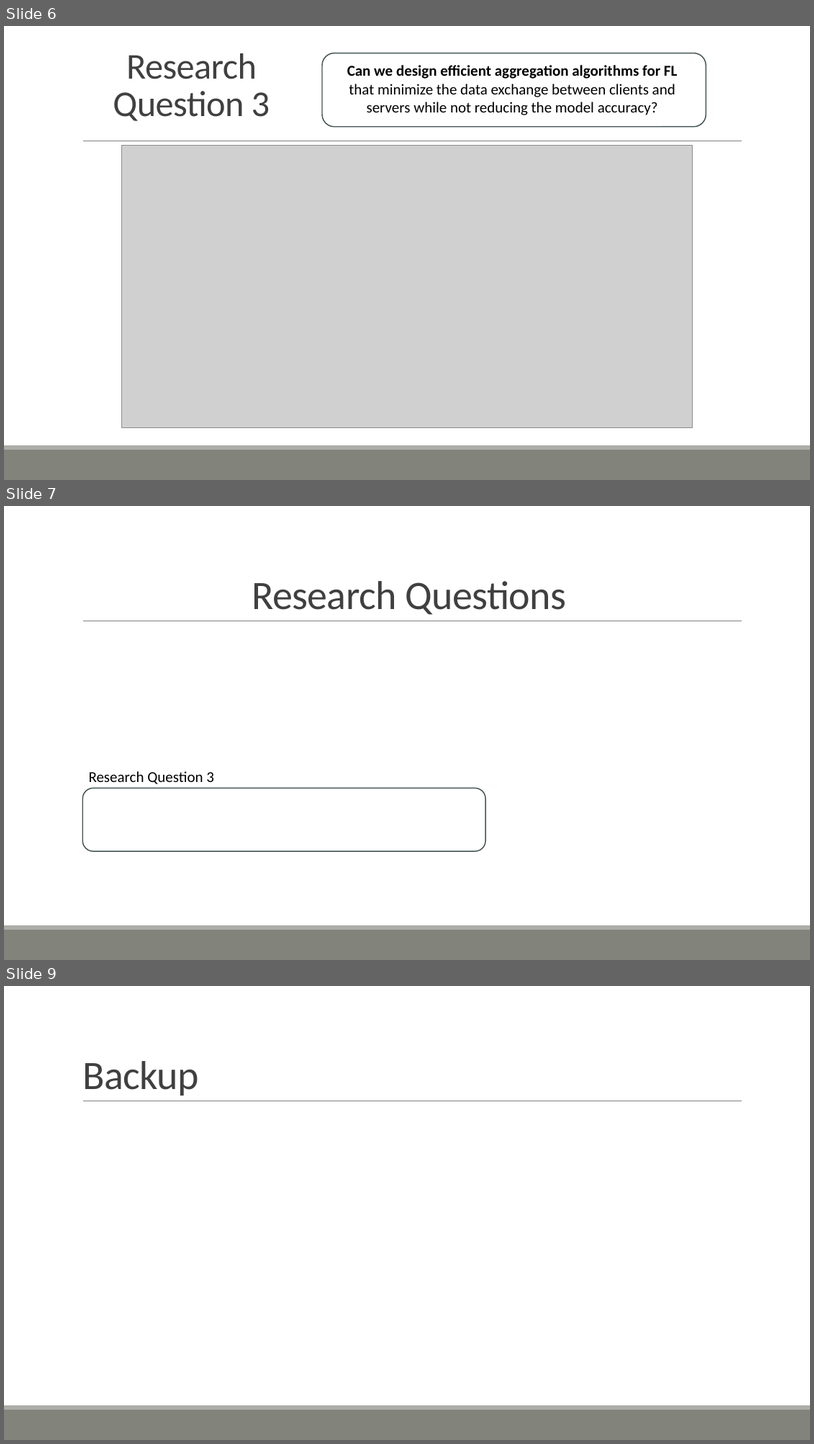
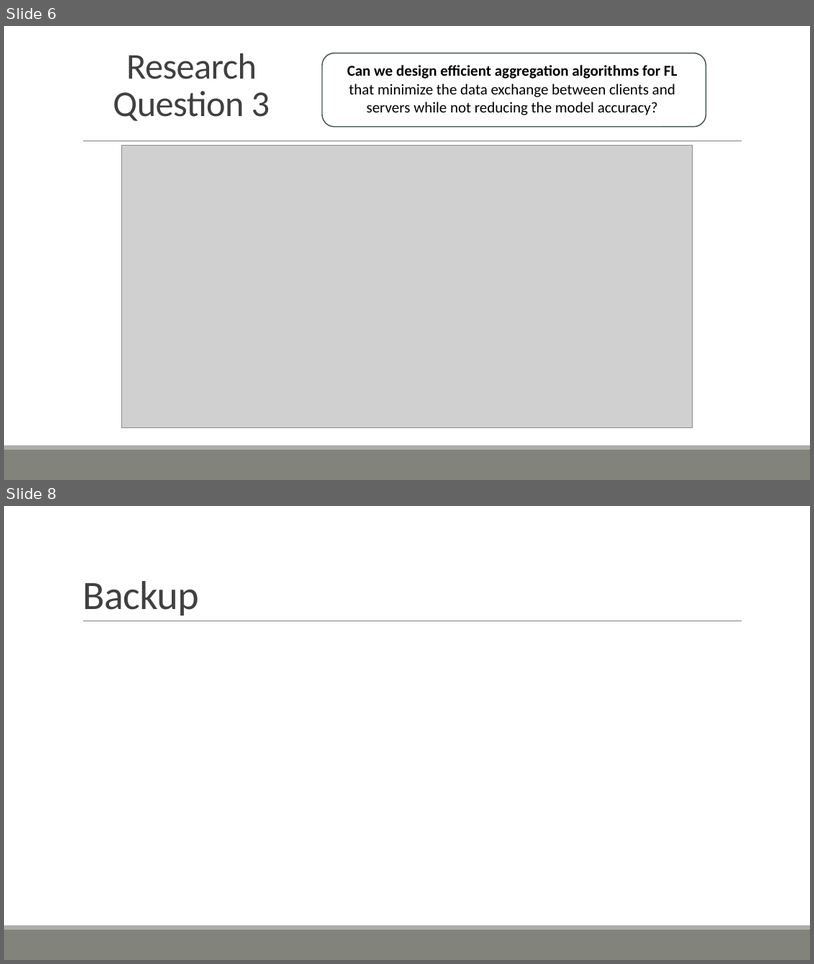
Before and after one commit to ofithcheallaigh/phd, a slide deck: Presentations/Supervisor Meetings/2024/Upcoming Meeting.pptx. Shown one above the other, each under a label of ours: slides 6, 7 and 9 before the commit, slides 6 and 8 after it; the slides between them are not shown. The pictures are 814x1444 and 814x964 pixels, drawn with LibreOffice and Linux fonts; fonts in the diff are those of the drawing; grey boxes stand for pictures. Boxes give left, top, right and bottom in pixels: in the first picture for what was removed or moved away, otherwise in the second. Text is boxed around its words. In the diff, an @@ line names an element or a change of style, - is before the commit and + after.

```diff
--- a/Presentations/Supervisor Meetings/2024/Upcoming Meeting.pptx
+++ b/Presentations/Supervisor Meetings/2024/Upcoming Meeting.pptx
@@ slide 7 removed at (4, 506, 810, 960), background #FFFFFF; not listed: 3 template elements that a slide beside it also shows @@
@@ title removed at (252, 581, 566, 615) @@
-Research Questions
@@ text removed at (89, 771, 214, 784) @@
-Research Question 3
@@ rounded rectangle removed at (82, 788, 486, 851) @@
@@ what was slide 9 is now slide 8 @@
```
Also in this commit, not shown: 2 slides changed.
